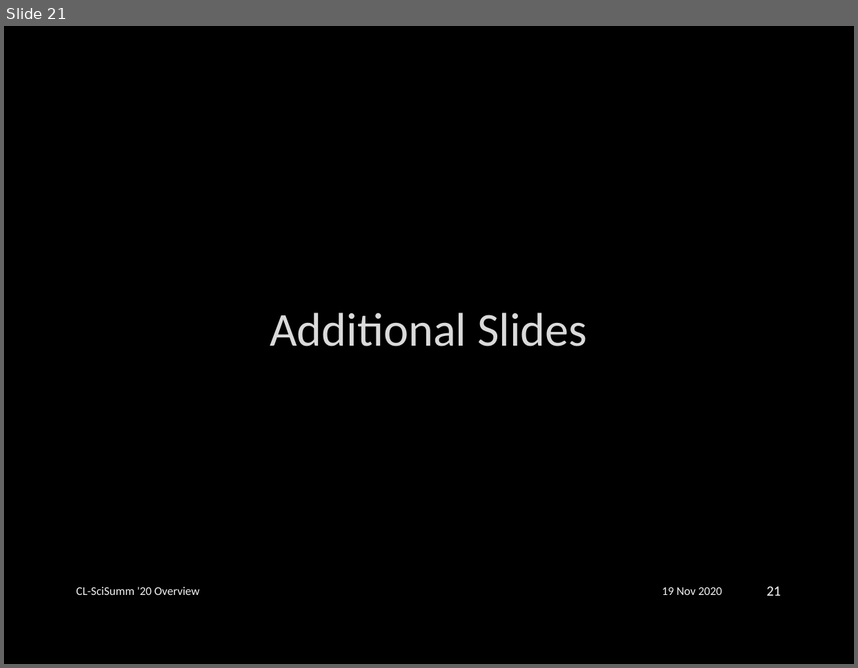
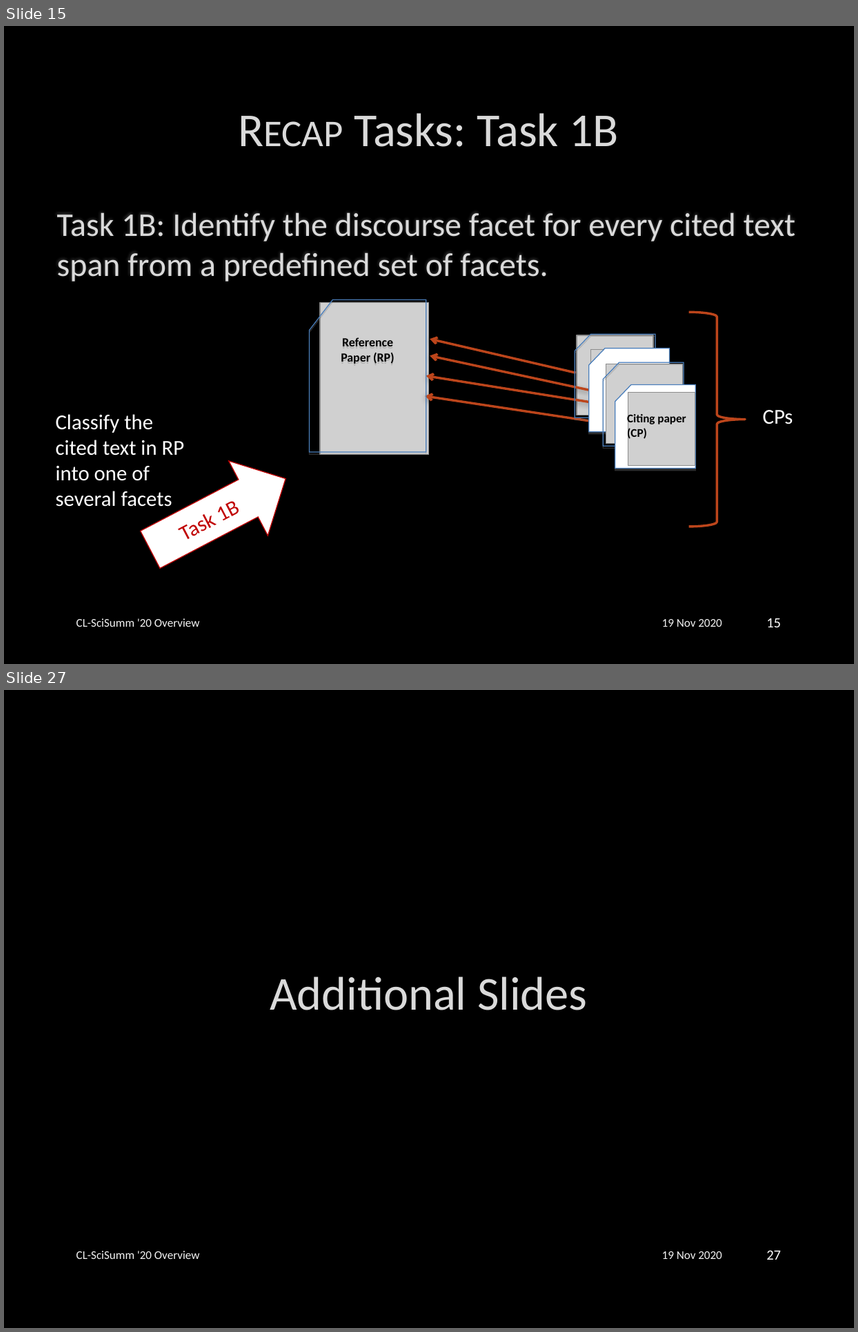
Before and after one commit to WING-NUS/scisumm-corpus, a slide deck: publications/CL-SciSumm2020/CL-SciSumm2020_slidedeck.pptx. Shown one above the other, each under a label of ours: slide 21 before the commit, slides 15 and 27 after it; the slides between them are not shown. The pictures are 858x668 and 858x1332 pixels, drawn with LibreOffice and Linux fonts; fonts in the diff are those of the drawing; grey boxes stand for pictures; background and template pictures are left out. Boxes give left, top, right and bottom in pixels: in the first picture for what was removed or moved away, otherwise in the second. Text is boxed around its words. In the diff, an @@ line names an element or a change of style, - is before the commit and + after.

```diff
--- a/publications/CL-SciSumm2020/CL-SciSumm2020_slidedeck.pptx
+++ b/publications/CL-SciSumm2020/CL-SciSumm2020_slidedeck.pptx
@@ slide 15 added at (x1=4, y1=26, x2=854, y2=664), background picture (left out) @@
@@ title added at (x1=354, y1=113, x2=619, y2=147), 40 pt, text #DADADA @@
+Recap Tasks: Task 1B
@@ text added at (x1=57, y1=212, x2=795, y2=281), 28 pt, text #DADADA @@
+Task 1B: Identify the discourse facet for every cited text span from a predefined set of facets.
@@ flow chart punched card added at (x1=309, y1=300, x2=426, y2=452), outline #4A7EBB 0.75 pt, 10.5 pt, text #000000, bold @@
+Reference
+Paper (RP)
@@ picture added at (x1=320, y1=302, x2=429, y2=454) @@
@@ right brace added at (x1=689, y1=312, x2=745, y2=526), outline #BC451B 2 pt @@
@@ flow chart punched card added at (x1=575, y1=334, x2=656, y2=417), outline #4A7EBB 0.75 pt @@
@@ picture added at (x1=577, y1=335, x2=653, y2=415) @@
@@ arrow added from (589, 390) to (430, 356), #BC451B 2 pt @@
@@ arrow added from (576, 373) to (430, 339), #BC451B 2 pt @@
@@ flow chart punched card added at (x1=589, y1=348, x2=670, y2=432), fill #FFFFFF, outline #4A7EBB 0.75 pt @@
@@ picture added at (x1=590, y1=349, x2=667, y2=429) @@
@@ arrow added from (604, 404) to (426, 375), #BC451B 2 pt @@
@@ flow chart punched card added at (x1=604, y1=362, x2=684, y2=445), outline #4A7EBB 0.75 pt @@
@@ picture added at (x1=606, y1=363, x2=682, y2=443) @@
@@ arrow added from (619, 425) to (425, 396), #BC451B 2 pt @@
@@ flow chart punched card added at (x1=615, y1=385, x2=696, y2=468), fill #FFFFFF, outline #4A7EBB 0.75 pt @@
@@ picture added at (x1=628, y1=392, x2=694, y2=466) @@
@@ text added at (x1=56, y1=414, x2=185, y2=506), 18 pt, text #FFFFFF @@
+Classify the cited text in RP into one of several facets
@@ text added at (x1=627, y1=412, x2=686, y2=440), 10 pt, text #000000, bold @@
+Citing paper (CP)
@@ text added at (x1=763, y1=410, x2=793, y2=424), 18 pt, text #FFFFFF @@
+CPs
@@ right arrow added at (x1=131, y1=441, x2=306, y2=586), fill #FFFFFF, outline #C00000 0.75 pt, 18 pt, text #C00000 @@
+Task 1B
@@ text added at (x1=76, y1=618, x2=200, y2=626), 10 pt, text #F2F2F2 @@
+CL-SciSumm '20 Overview
@@ text added at (x1=662, y1=619, x2=722, y2=626), 10 pt, text #F2F2F2 @@
+19 Nov 2020
@@ page number added at (x1=766, y1=617, x2=781, y2=627), 12 pt, text #FFFFFF @@
+15
@@ what was slide 21 is now slide 27 @@
@@ page number at (x1=766, y1=1250, x2=781, y2=1259): text changed @@
-21
+27
```
Also in this commit, not shown: 17 slides changed, 5 other slides added.
